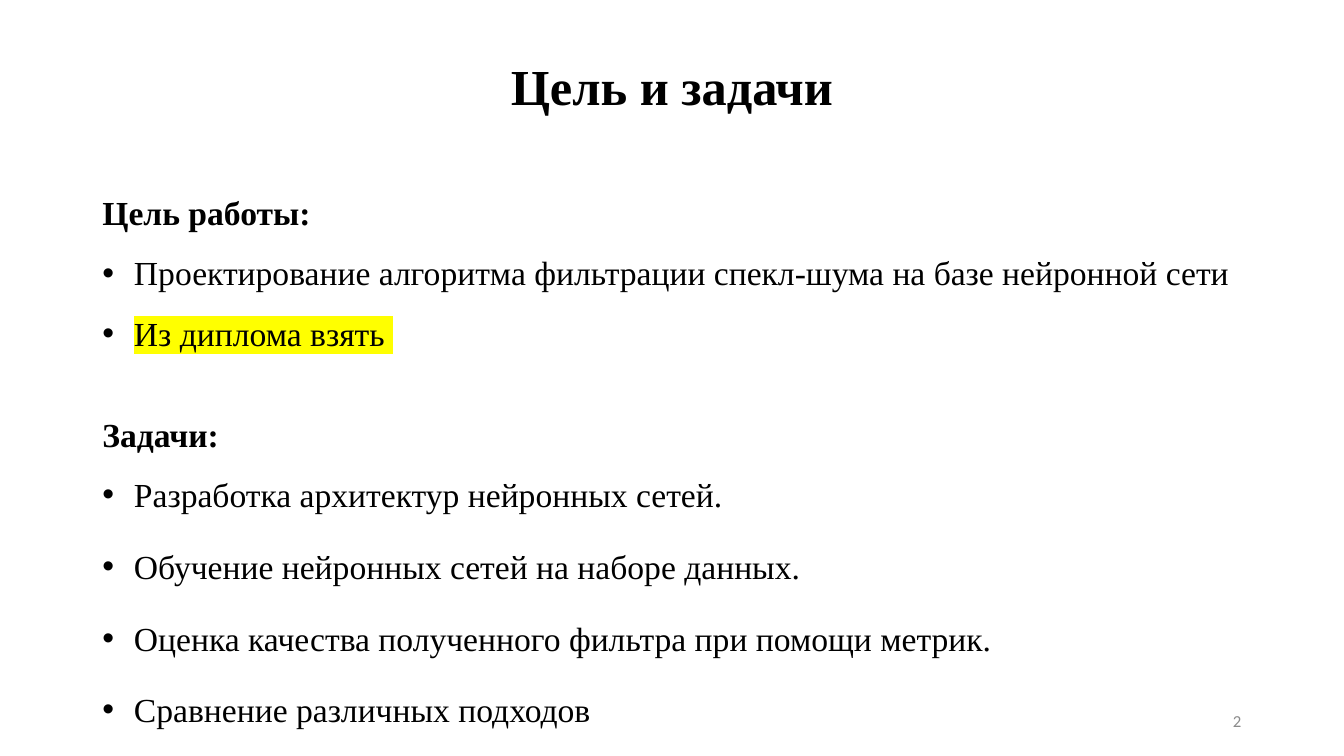
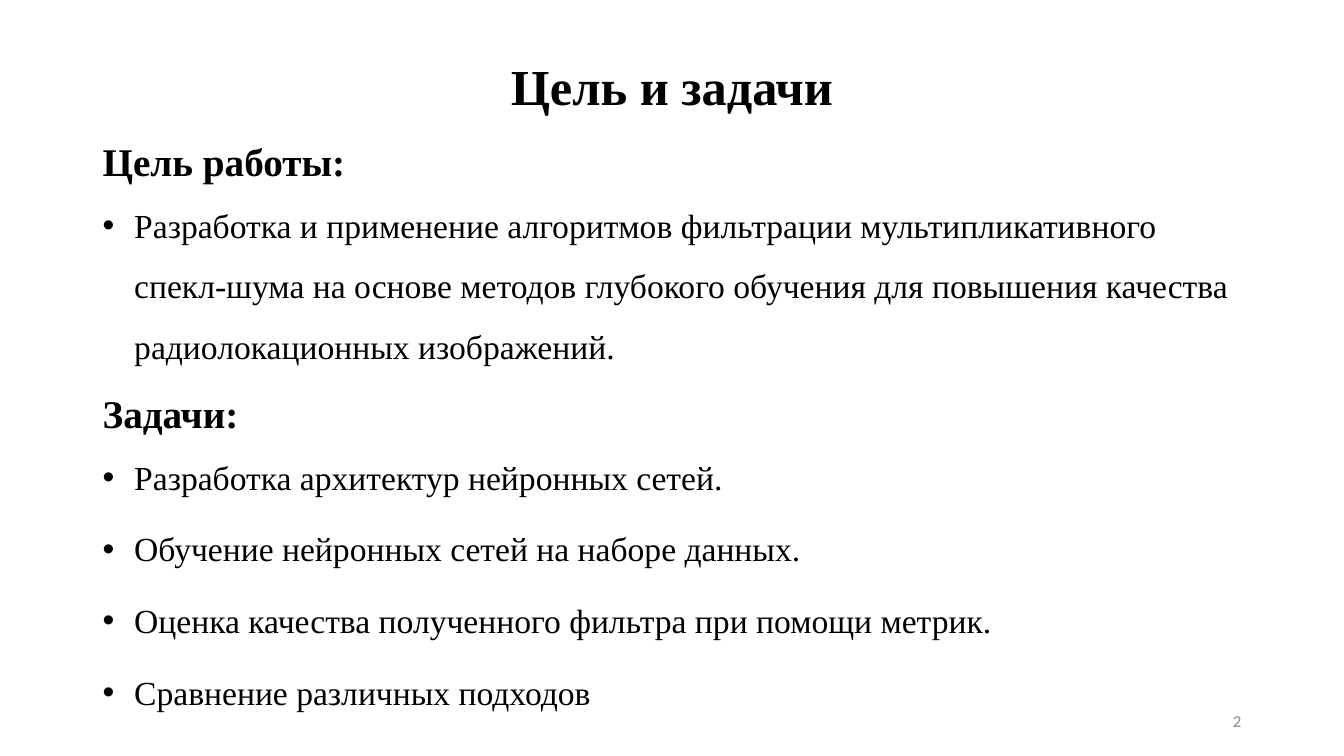
Before and after one commit to Felecort/NN_Filter_Radiolocation_Imgs, a slide deck: slide 2 of text/ВКР_презаентация.pptx. Drawn at 1344x756 pixels with LibreOffice and Linux fonts; fonts in the diff are those of the drawing. Boxes give left, top, right and bottom in pixels: in the first picture for what was removed or moved away, otherwise in the second. Text is boxed around its words. In the diff, an @@ line names an element or a change of style, - is before the commit and + after.

```diff
--- a/text/ВКР_презаентация.pptx
+++ b/text/ВКР_презаентация.pptx
@@ text "Цель работы:": place and size @@
-text "Цель работы:" at (102,201,1229,729)
+text "Цель работы:" at (103,148,1228,711)
@@ text at (103,148,345,435): size 24 to 28 pt in "Цель работы:", "Задачи:" @@
@@ text at (134,214,1228,365): text changed @@
-• Проектирование алгоритма фильтрации спекл-шума на базе нейронной сети
-• Из диплома взять
+• Разработка и применение алгоритмов фильтрации мультипликативного спекл-шума на основе методов глубокого обучения для повышения качества радиолокационных изображений.
```
Also in this commit, not shown: 1 other slide changed, 1 other file.
